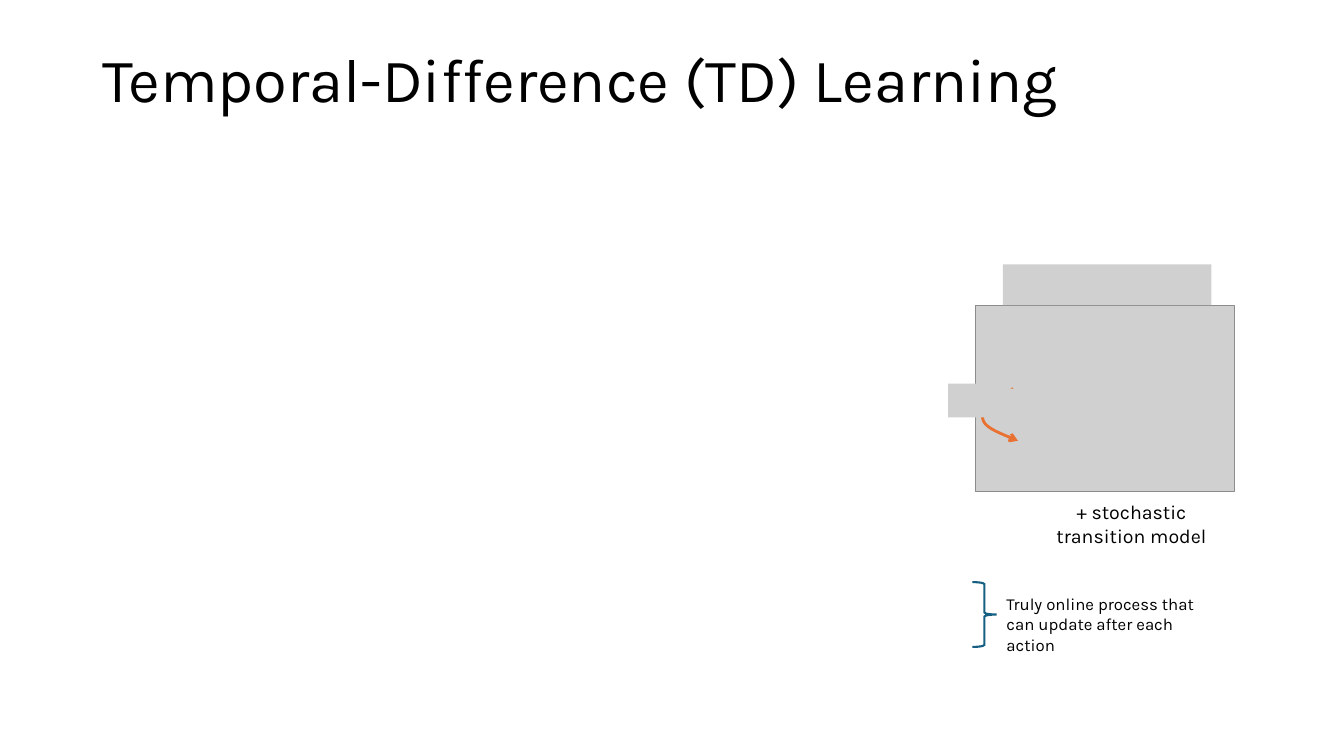
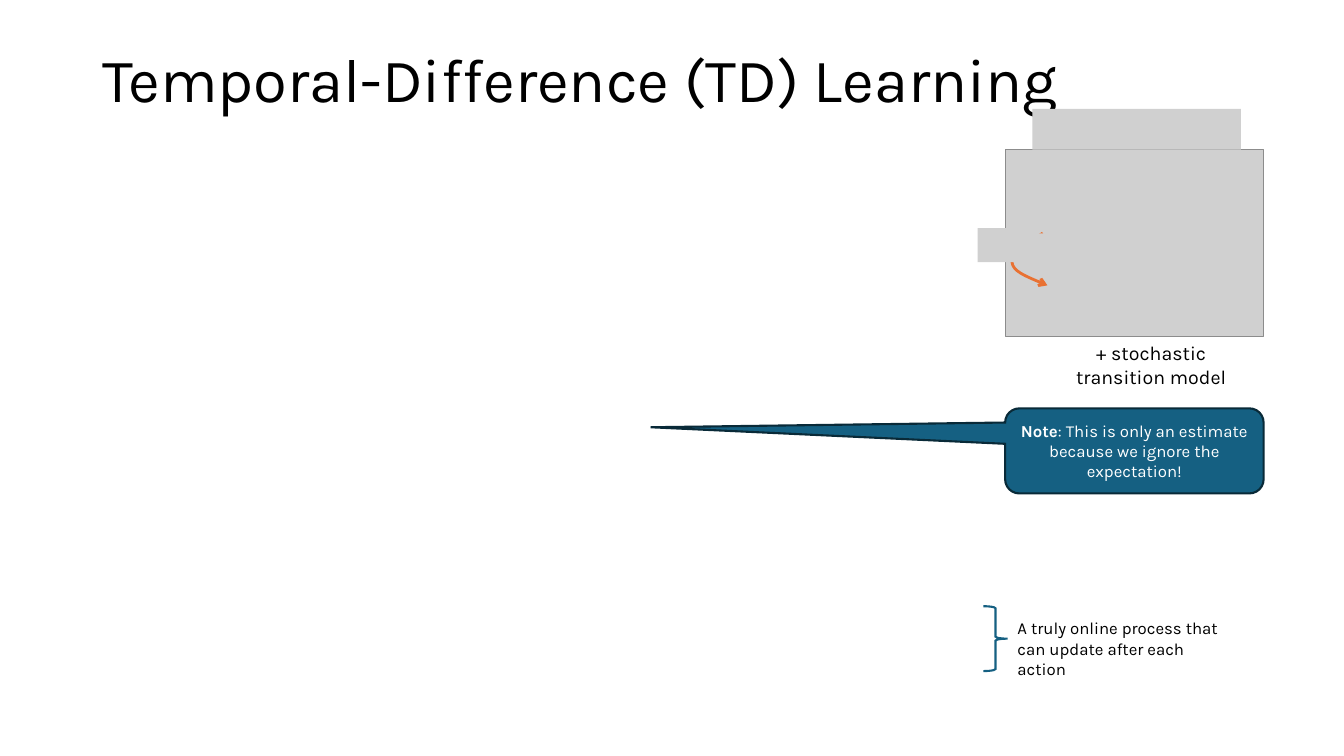
Before and after one commit to mhahsler/Introduction_to_Reinforcement_Learning, a slide deck: slide 5 of slides/Lecture_Chapter06.pptx (slide 4 before the commit). Drawn at 1344x756 pixels with LibreOffice and Linux fonts; fonts in the diff are those of the drawing; grey boxes stand for pictures. Boxes give left, top, right and bottom in pixels: in the first picture for what was removed or moved away, otherwise in the second. Text is boxed around its words. In the diff, an @@ line names an element or a change of style, - is before the commit and + after.

```diff
--- a/slides/Lecture_Chapter06.pptx
+++ b/slides/Lecture_Chapter06.pptx
@@ 3 pictures, 1 freeform shape: place and size @@
-3 pictures, 1 freeform shape at [949,264,1234,492]
+3 pictures, 1 freeform shape at [978,109,1263,337]
@@ picture added at [1026,233,1089,262] @@
@@ picture added at [1032,287,1095,317] @@
@@ text "+ stochastic transition model": place and size @@
-text "+ stochastic transition model" at [1056,505,1206,544]
+text "+ stochastic transition model" at [1076,346,1226,385]
@@ picture removed at [997,389,1060,418] @@
@@ rounded speech box added at [1005,408,1263,493], fill #156082, outline #092A39 1.5 pt, 12 pt, text #FFFFFF @@
+Note: This is only an estimate because we ignore the expectation!
@@ picture removed at [1003,443,1066,472] @@
@@ right brace: place and size @@
-right brace at [973,583,997,647]
+right brace at [984,606,1008,670]
@@ text at [1017,622,1218,675]: text changed @@
-Truly online process that can update after each action
+A truly online process that can update after each action
```
Also in this commit, not shown: 16 other slides changed, 2 slides added, 7 other files.
